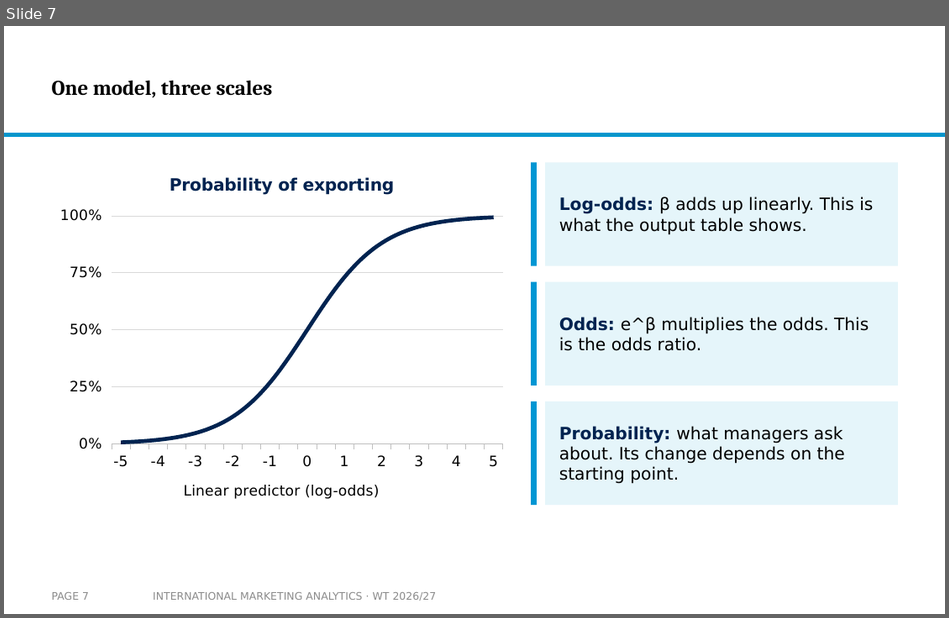
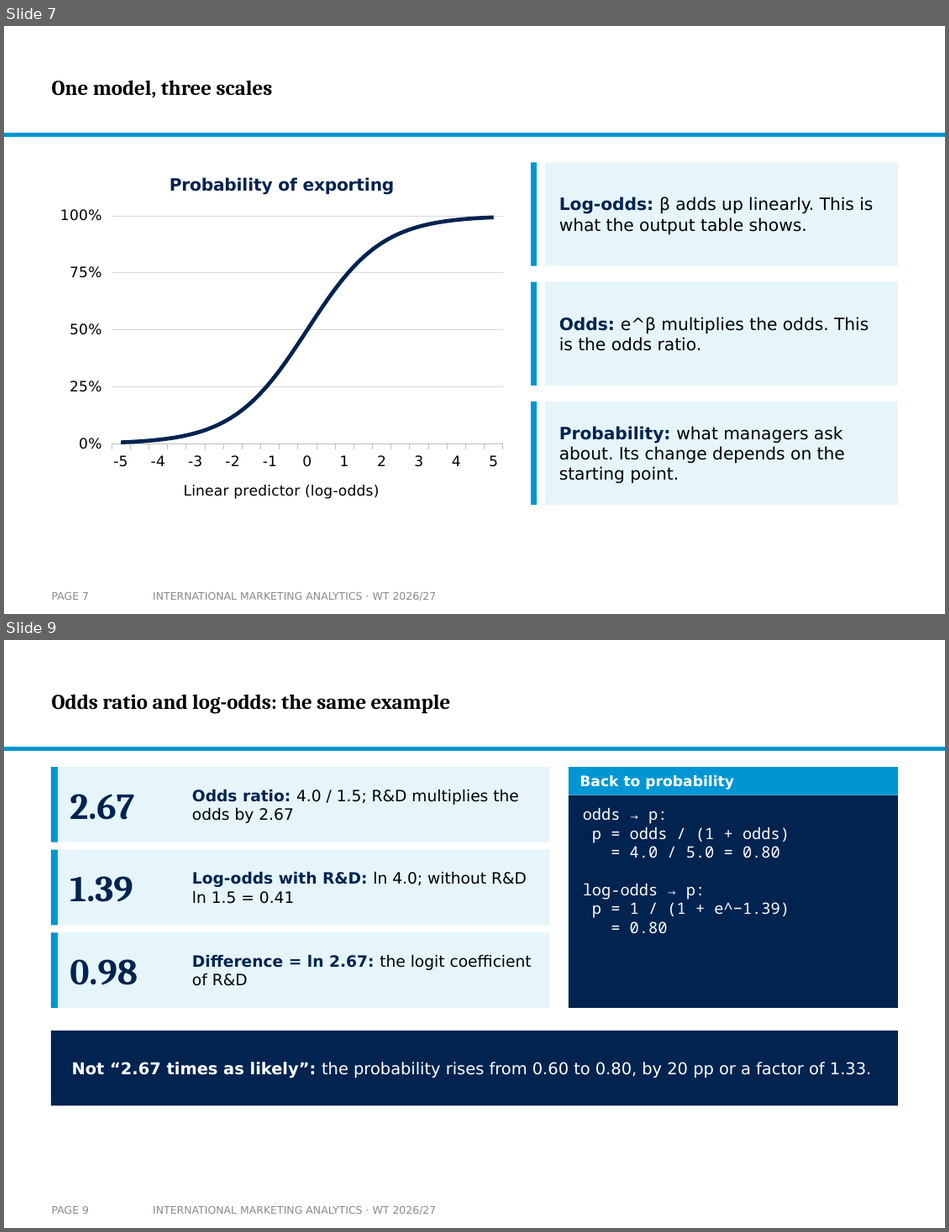
Before and after one commit to arnefloh-wu/international-marketing-analytics-teaching, a slide deck: slides/logistic-regression-in-international-marketing_WT26-27.pptx. Shown one above the other, each under a label of ours: slide 7 before the commit, slides 7 and 9 after it; the slides between them are not shown. The pictures are 949x618 and 949x1232 pixels, drawn with LibreOffice and Linux fonts; fonts in the diff are those of the drawing; background and template pictures are left out. Boxes give left, top, right and bottom in pixels: in the first picture for what was removed or moved away, otherwise in the second. Text is boxed around its words. In the diff, an @@ line names an element or a change of style, - is before the commit and + after.

```diff
--- a/slides/logistic-regression-in-international-marketing_WT26-27.pptx
+++ b/slides/logistic-regression-in-international-marketing_WT26-27.pptx
@@ slide 9 added at (4, 640, 945, 1228), background #FFFFFF; not listed: 1 template element that a slide beside it also shows @@
@@ title added at (52, 694, 451, 713), 16 pt, text #000000, bold @@
+Odds ratio and log-odds: the same example
@@ rectangle added at (51, 767, 550, 842), fill #E5F5FA @@
@@ rectangle added at (51, 767, 58, 842), fill #0096D3 @@
@@ text added at (192, 789, 519, 823), 12 pt, text #000000 @@
+Odds ratio: 4.0 / 1.5; R&D multiplies the odds by 2.67
@@ rectangle added at (568, 767, 898, 795), fill #0096D3 @@
@@ text added at (579, 775, 734, 790), 11 pt, text #FFFFFF, bold @@
+Back to probability
@@ text added at (70, 794, 134, 820), 28 pt, text #002350, bold @@
+2.67
@@ rectangle added at (568, 795, 898, 1008), fill #002350 @@
@@ text added at (583, 807, 789, 934), 12 pt, text #FFFFFF @@
+odds → p:
+p = odds / (1 + odds)
+= 4.0 / 5.0 = 0.80
+log-odds → p:
+p = 1 / (1 + e^−1.39)
+= 0.80
@@ rectangle added at (51, 850, 550, 925), fill #E5F5FA @@
@@ rectangle added at (51, 850, 58, 925), fill #0096D3 @@
@@ text added at (70, 876, 133, 902), 28 pt, text #002350, bold @@
+1.39
@@ text added at (192, 871, 526, 904), 12 pt, text #000000 @@
+Log-odds with R&D: ln 4.0; without R&D ln 1.5 = 0.41
@@ rectangle added at (51, 932, 550, 1008), fill #E5F5FA @@
@@ rectangle added at (51, 932, 58, 1008), fill #0096D3 @@
@@ text added at (70, 959, 138, 985), 28 pt, text #002350, bold @@
+0.98
@@ text added at (192, 954, 532, 986), 12 pt, text #000000 @@
+Difference = ln 2.67: the logit coefficient of R&D
@@ rectangle added at (51, 1031, 898, 1105), fill #002350 @@
@@ text added at (72, 1062, 871, 1078), 12.5 pt, text #FFFFFF @@
+Not “2.67 times as likely”: the probability rises from 0.60 to 0.80, by 20 pp or a factor of 1.33.
@@ page number added at (52, 1206, 89, 1214), 8 pt, text #8C8C8C @@
+PAGE 9
@@ text added at (153, 1206, 437, 1215), 8 pt, text #8C8C8C @@
+INTERNATIONAL MARKETING ANALYTICS · WT 2026/27
```
Also in this commit, not shown: 2 other slides added, 3 other files.
